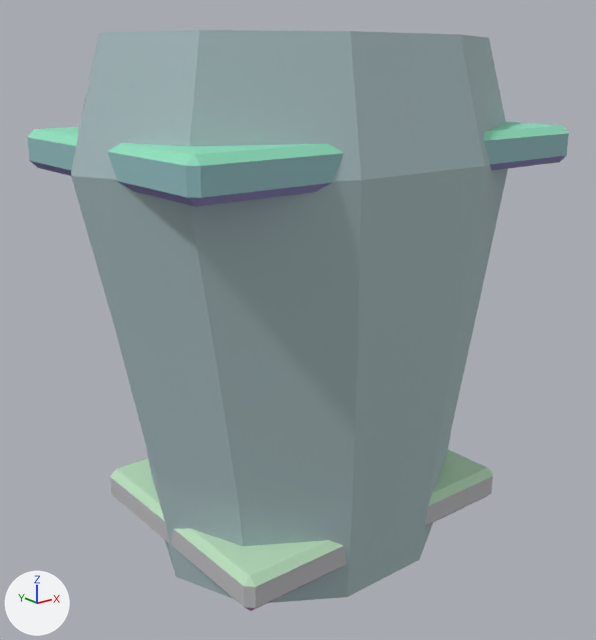
The glTF model assets/exports/npc/npc_module_torso_v01.glb: old version first, new version second.
The view is the same before and after, from a 50 mm camera at (-1.077, -1.331, 0.984) aimed at (-0.024, -0.015, 0.457). Lighting does not change. The marker at lower left points along +X, +Y and +Z. The older version comes first. Vertices at exactly the same position are counted once.

Names of what the first picture shows: 'GEO_npc_module_torso_v01'.
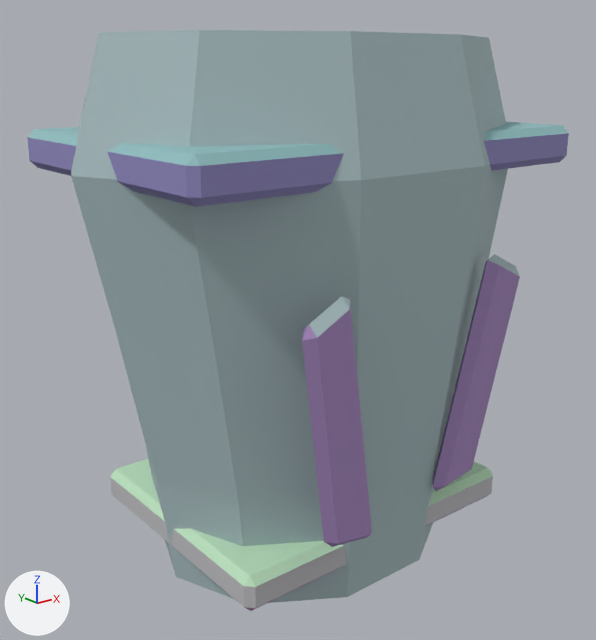
Where the change shows, as pixel boxes [x1, y1, x2, y2] in the pictures (596 x 640 px):
```json
{"part": 1, "of": "me_geo_npc_module_torso_v01", "change": "added", "after": [302, 296, 372, 547], "on screen": "purple"}
{"part": 2, "of": "me_geo_npc_module_torso_v01", "change": "added", "after": [433, 254, 520, 491], "on screen": "purple"}
{"part": 3, "of": "me_geo_npc_module_torso_v01", "change": "recoloured", "before": [27, 120, 569, 551], "after": [27, 120, 569, 551]}
```

Edits to the scene script, one JSON object a line:
```json
{"block": "me_geo_npc_module_torso_v01", "where": "# used by ob_geo_npc_module_torso_v01; location = (0.0, 0.0, 0.0)"}
{"op": "remove", "block": "me_geo_npc_module_torso_v01", "code": "me_geo_npc_module_torso_v01.from_pydata(...)  # 98 vertices, 184 faces; spans x -0.5..0.5, y -0.342..0.342, z -0.05..1.03"}
{"op": "add", "block": "me_geo_npc_module_torso_v01", "code": "me_geo_npc_module_torso_v01.from_pydata(...)  # 145 vertices, 270 faces; spans x -0.5..0.5, y -0.384..0.342, z -0.05..1.03"}
{"block": "me_geo_npc_module_torso_v01", "change": "me_geo_npc_module_torso_v01 part 1: a new loose piece of 24 vertices spanning x -0.297..-0.103, y -0.384..-0.321, z 0.122..0.621, in mat_mat_npc_indexed"}
{"block": "me_geo_npc_module_torso_v01", "change": "me_geo_npc_module_torso_v01 part 2: a new loose piece of 23 vertices spanning x 0.104..0.297, y -0.349..-0.286, z 0.124..0.623, in mat_mat_npc_indexed"}
{"block": "me_geo_npc_module_torso_v01", "change": "me_geo_npc_module_torso_v01 part 3: 184 kept faces spanning x -0.5..0.5, y -0.342..0.342, z -0.05..1.03 get new vertex colours"}
```
